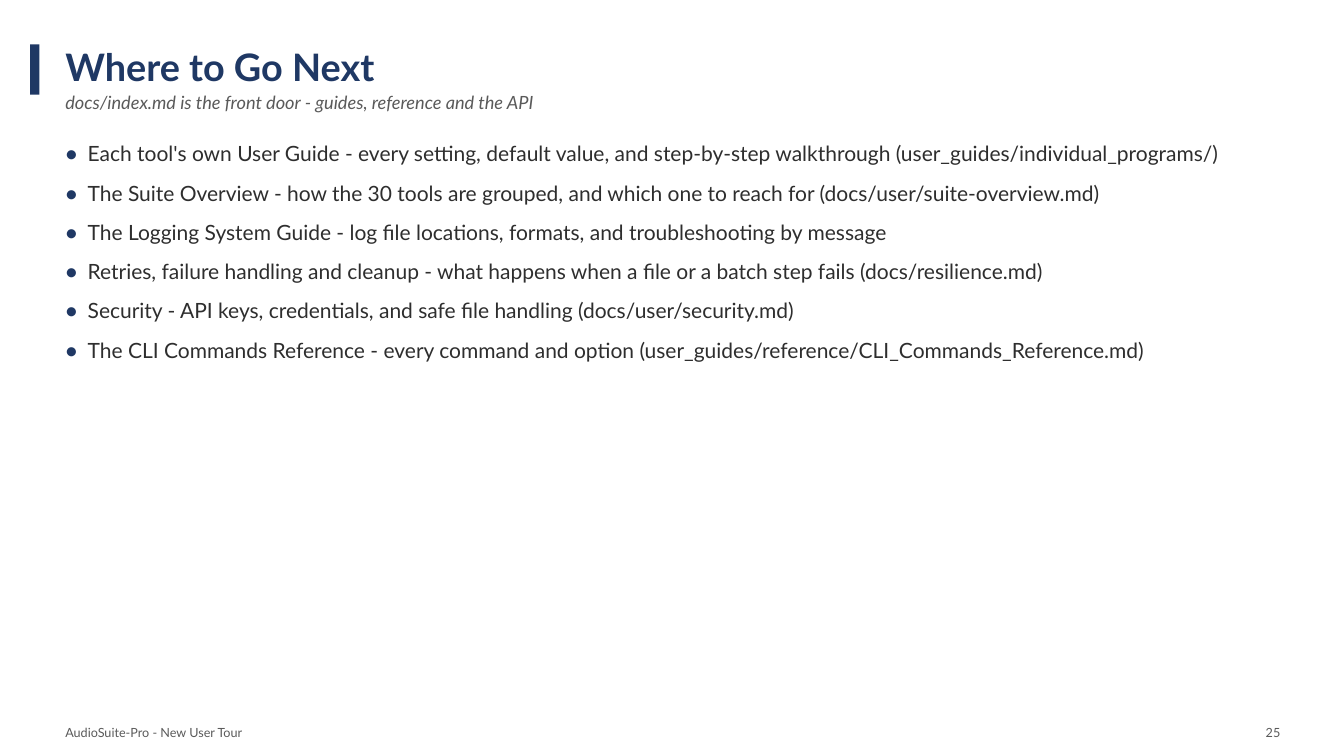
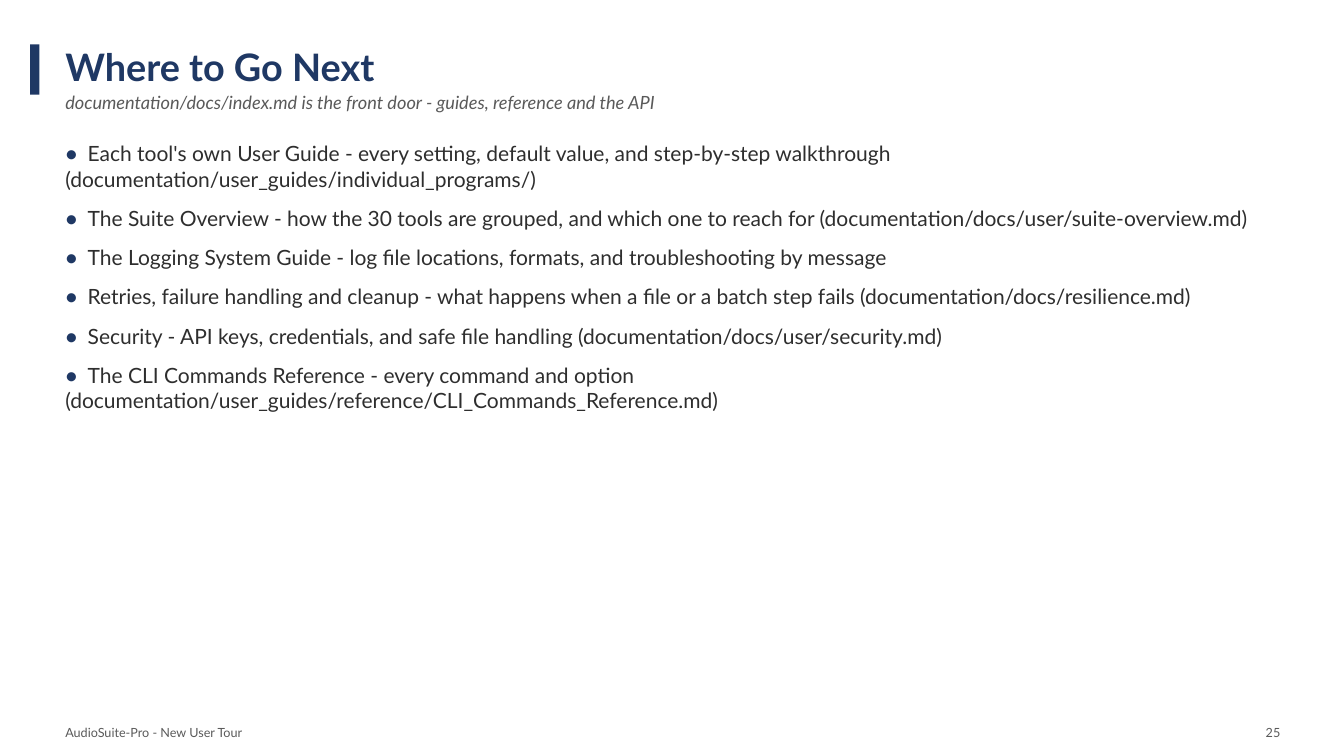
Before and after one commit to wilte01/AudioSuite-Pro, a slide deck: slide 25 of documentation/user_guides/suite_overview/AudioSuite-Pro_New_User_Presentation.pptx. Drawn at 1344x756 pixels with LibreOffice and Linux fonts; fonts in the diff are those of the drawing. Boxes give left, top, right and bottom in pixels: in the first picture for what was removed or moved away, otherwise in the second. Text is boxed around its words. In the diff, an @@ line names an element or a change of style, - is before the commit and + after.

```diff
--- a/documentation/user_guides/suite_overview/AudioSuite-Pro_New_User_Presentation.pptx
+++ b/documentation/user_guides/suite_overview/AudioSuite-Pro_New_User_Presentation.pptx
@@ text at (65,95,655,113): text changed @@
-docs/index.md is the front door - guides, reference and the API
+documentation/docs/index.md is the front door - guides, reference and the API
@@ text at (65,145,1248,230): text changed @@
-• Each tool's own User Guide - every setting, default value, and step-by-step walkthrough (user_guides/individual_programs/)
-• The Suite Overview - how the 30 tools are grouped, and which one to reach for (docs/user/suite-overview.md)
+• Each tool's own User Guide - every setting, default value, and step-by-step walkthrough (documentation/user_guides/individual_programs/)
+• The Suite Overview - how the 30 tools are grouped, and which one to reach for (documentation/docs/user/suite-overview.md)
@@ text at (65,288,1190,412): text changed @@
-• Retries, failure handling and cleanup - what happens when a file or a batch step fails (docs/resilience.md)
-• Security - API keys, credentials, and safe file handling (docs/user/security.md)
-• The CLI Commands Reference - every command and option (user_guides/reference/CLI_Commands_Reference.md)
+• Retries, failure handling and cleanup - what happens when a file or a batch step fails (documentation/docs/resilience.md)
+• Security - API keys, credentials, and safe file handling (documentation/docs/user/security.md)
+• The CLI Commands Reference - every command and option (documentation/user_guides/reference/CLI_Commands_Reference.md)
```
Also in this commit, not shown: 33 other files.
